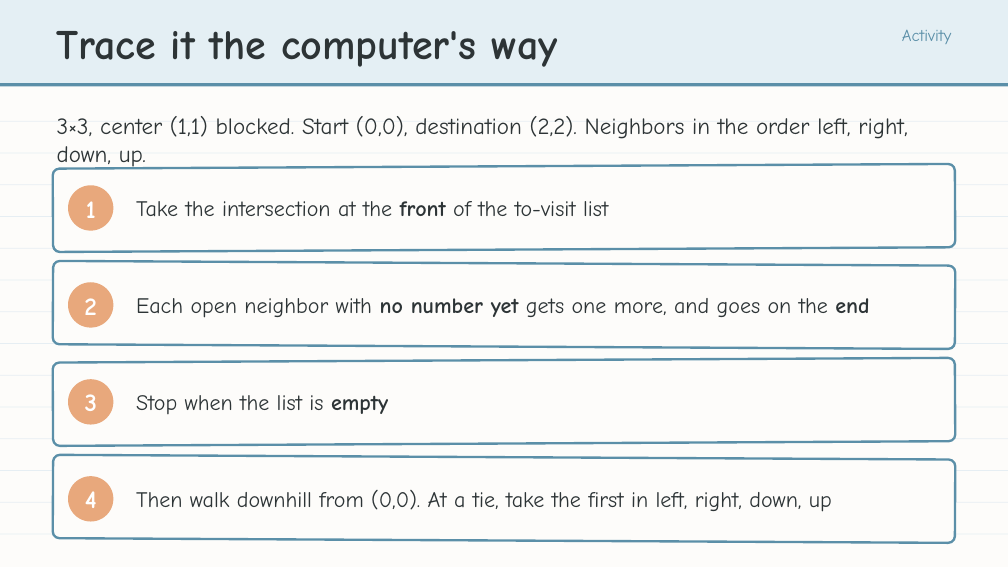
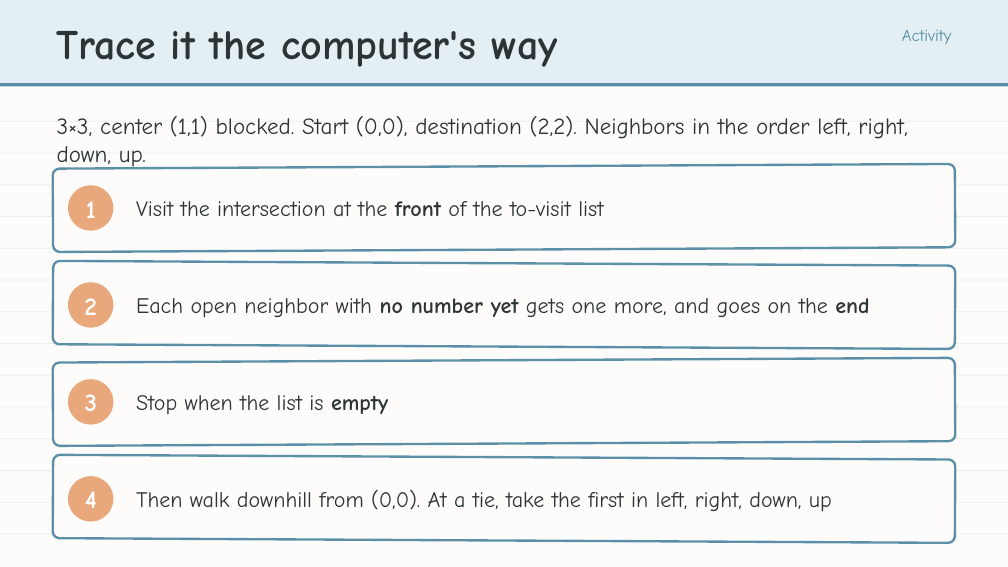
Before and after one commit to bradamiller/LearningPython, a slide deck: slide 24 of static/slides/module-05-pathfinding/module-5-lesson-02-finding-the-path.pptx. Drawn at 1008x567 pixels with LibreOffice and Linux fonts; fonts in the diff are those of the drawing. Boxes give left, top, right and bottom in pixels: in the first picture for what was removed or moved away, otherwise in the second. Text is boxed around its words. In the diff, an @@ line names an element or a change of style, - is before the commit and + after.

```diff
--- a/static/slides/module-05-pathfinding/module-5-lesson-02-finding-the-path.pptx
+++ b/static/slides/module-05-pathfinding/module-5-lesson-02-finding-the-path.pptx
@@ text at bbox=[136, 201, 603, 216]: text changed @@
-Take the intersection at the front of the to-visit list
+Visit the intersection at the front of the to-visit list
```
Also in this commit, not shown: 13 other slides changed, 20 other files.
